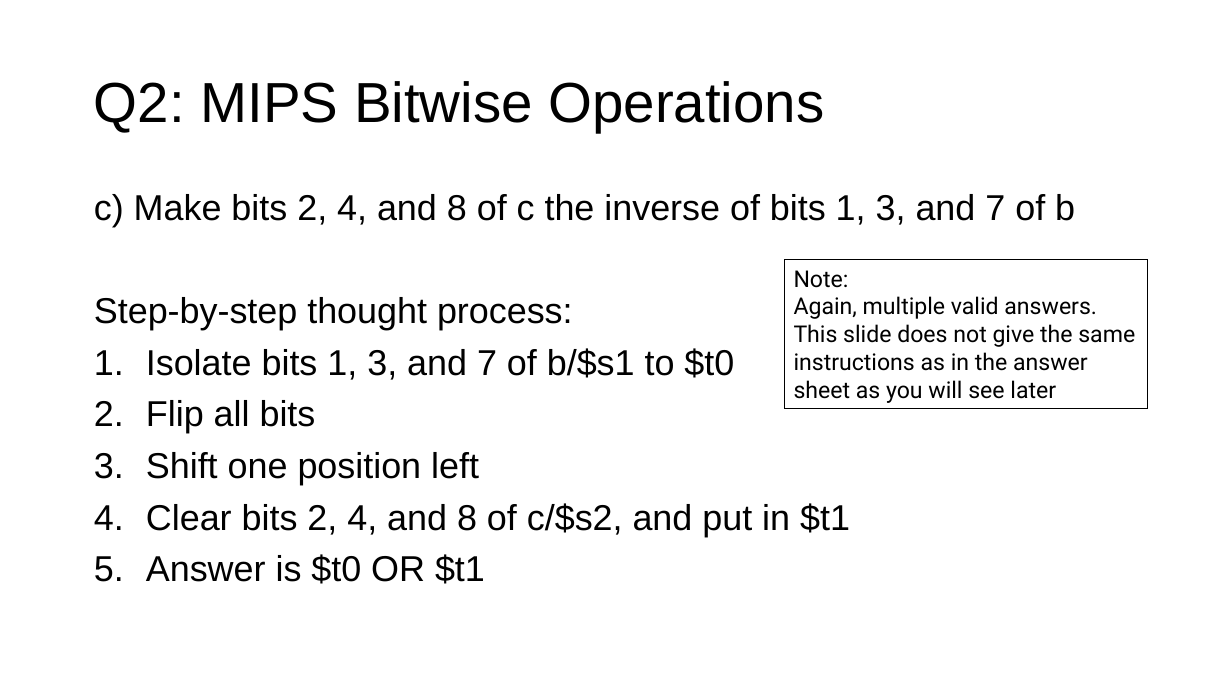
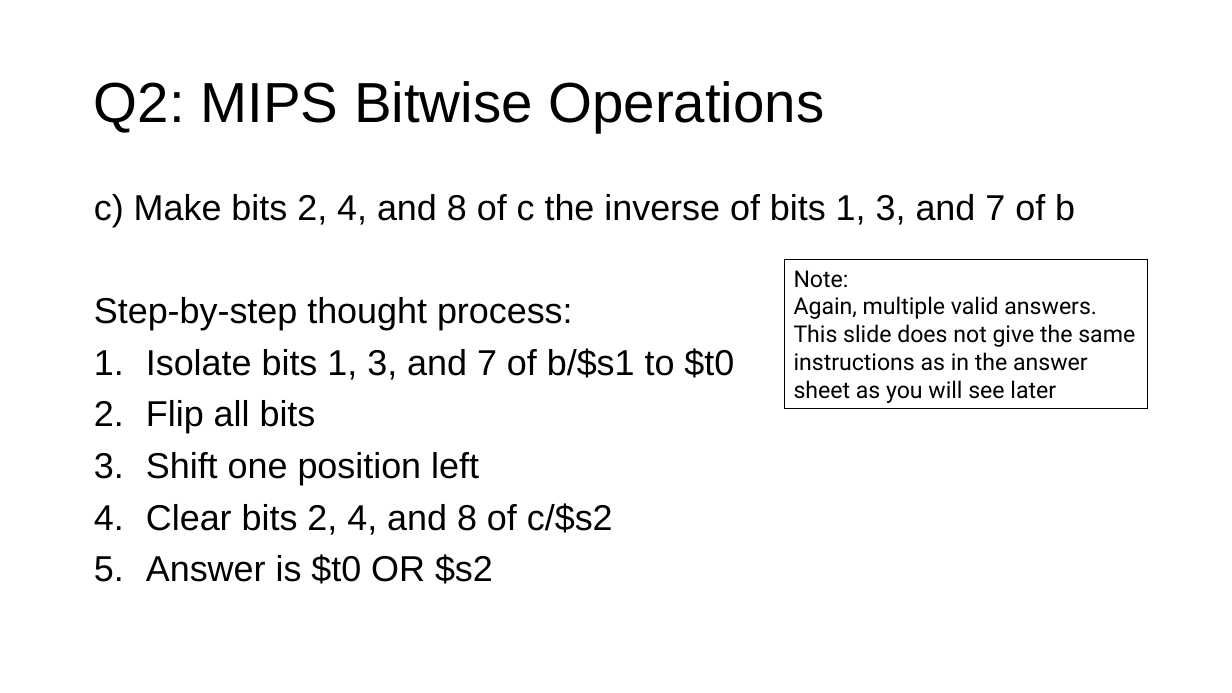
Before and after one commit to theodoreleebrant/TA-2425S1, a slide deck: slide 16 of CS2100/CS2100 Tutorial 2.pptx. Drawn at 1232x693 pixels with LibreOffice and Linux fonts; fonts in the diff are those of the drawing. Boxes give left, top, right and bottom in pixels: in the first picture for what was removed or moved away, otherwise in the second. Text is boxed around its words. In the diff, an @@ line names an element or a change of style, - is before the commit and + after.

```diff
--- a/CS2100/CS2100 Tutorial 2.pptx
+++ b/CS2100/CS2100 Tutorial 2.pptx
@@ text at box(146, 503, 613, 584): text changed @@
-4. Clear bits 2, 4, and 8 of c/$s2, and put in $t1
-5. Answer is $t0 OR $t1
+4. Clear bits 2, 4, and 8 of c/$s2
+5. Answer is $t0 OR $s2
```
Also in this commit, not shown: 9 other slides changed, 2 slides added.
